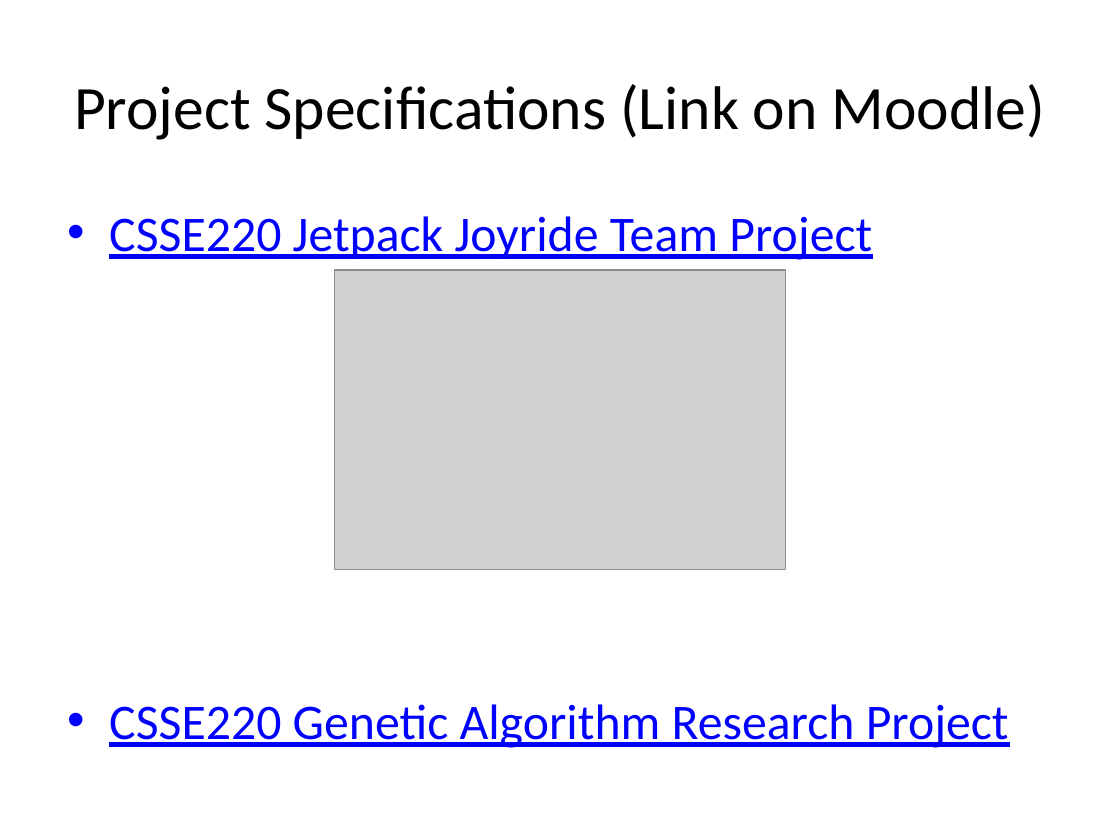
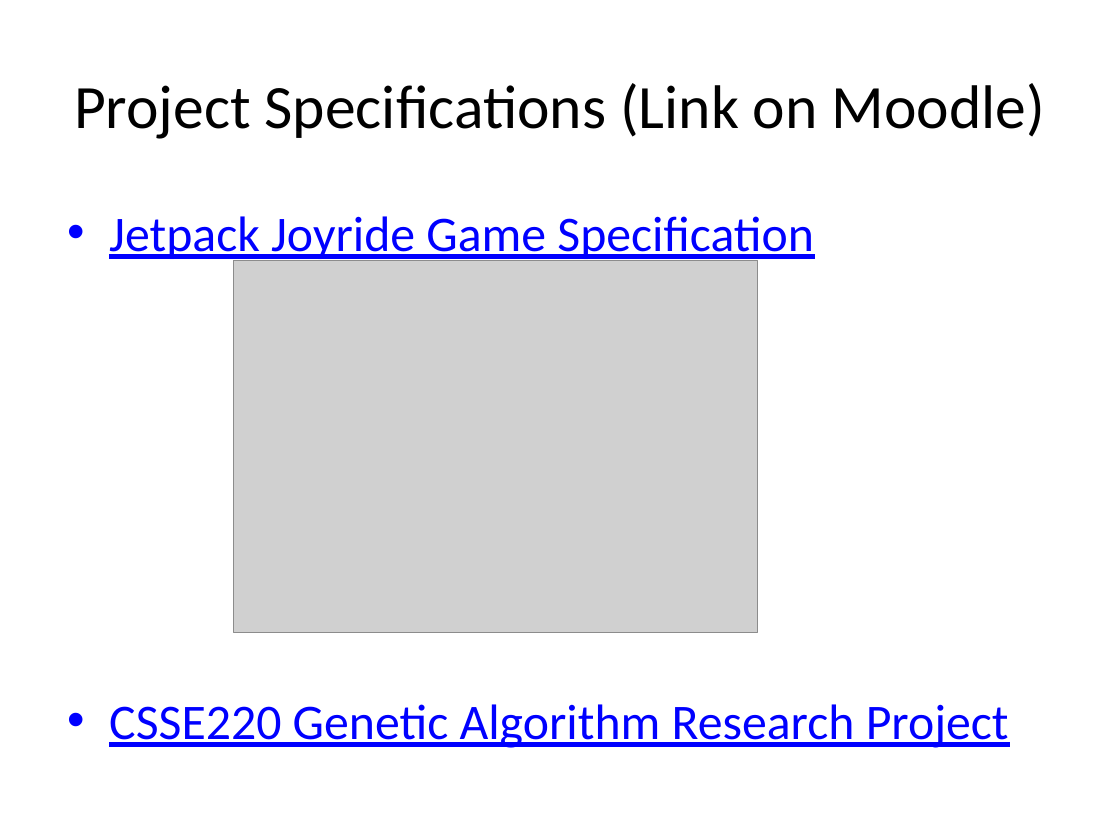
Before and after one commit to RHIT-CSSE/csse220, a slide deck: slide 5 of ClassMaterials/EventBasedGameLoop/Slides/Part1-EventBasedGameLoop.pptx (slide 6 before the commit). Drawn at 1120x840 pixels with LibreOffice and Linux fonts; fonts in the diff are those of the drawing; grey boxes stand for pictures. Boxes give left, top, right and bottom in pixels: in the first picture for what was removed or moved away, otherwise in the second. Text is boxed around its words. In the diff, an @@ line names an element or a change of style, - is before the commit and + after.

```diff
--- a/ClassMaterials/EventBasedGameLoop/Slides/Part1-EventBasedGameLoop.pptx
+++ b/ClassMaterials/EventBasedGameLoop/Slides/Part1-EventBasedGameLoop.pptx
@@ text at (109,216,814,263): text changed @@
-• CSSE220 Jetpack Joyride Team Project
+• Jetpack Joyride Game Specification
@@ picture: place and size @@
-picture at (334,270,785,570)
+picture at (234,260,758,632)
```
Also in this commit, not shown: 3 other slides changed, 1 slide removed, 5 other files.
